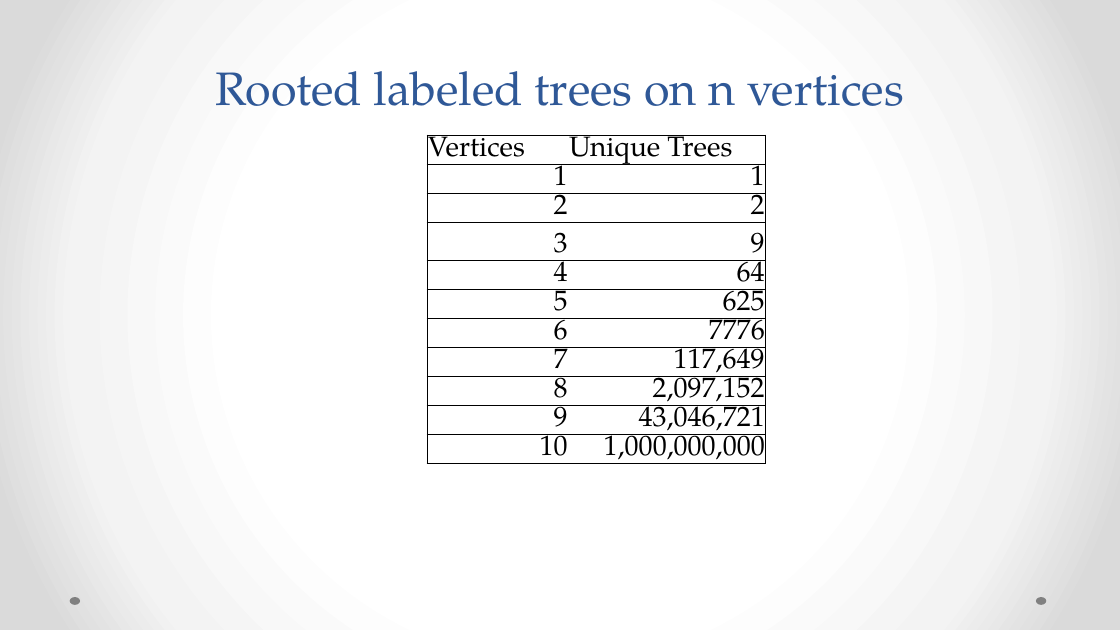
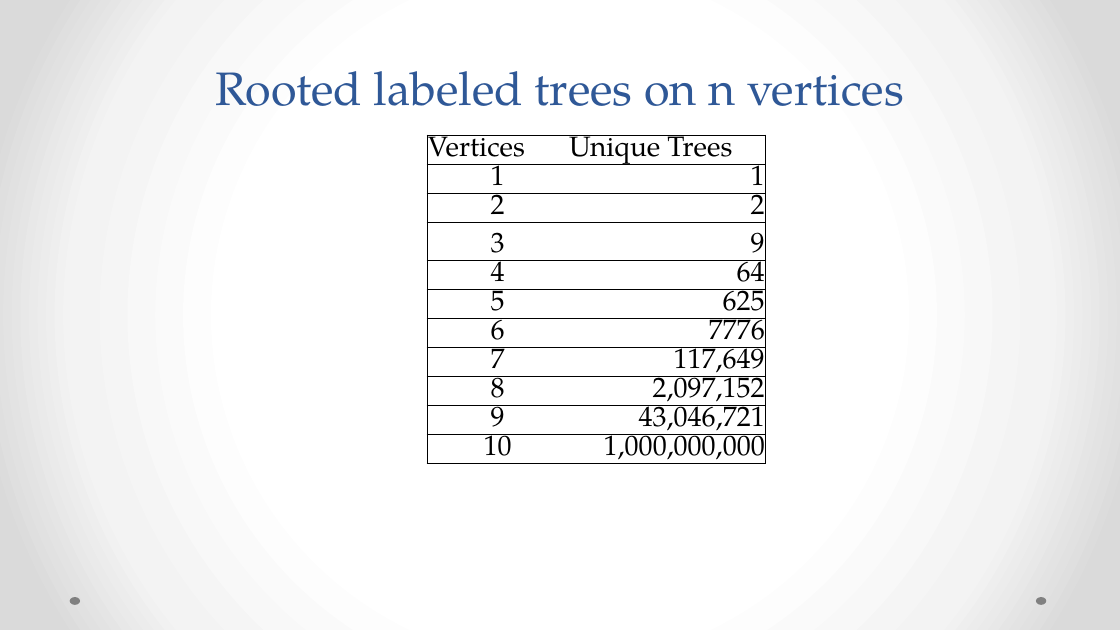
Before and after one commit to rgorman/syntacto_stylistics, a slide deck: slide 19 of Presentations/CAMWS_2016/Gorman_camws_2016.pptx (slide 18 before the commit). Drawn at 1120x630 pixels with LibreOffice and Linux fonts; fonts in the diff are those of the drawing. Boxes give left, top, right and bottom in pixels: in the first picture for what was removed or moved away, otherwise in the second. Text is boxed around its words. In the diff, an @@ line names an element or a change of style, - is before the commit and + after.

```diff
--- a/Presentations/CAMWS_2016/Gorman_camws_2016.pptx
+++ b/Presentations/CAMWS_2016/Gorman_camws_2016.pptx
@@ table at [427,135,765,518] @@
@@ alignment right to centre @@
```
Also in this commit, not shown: 8 slides added, 7 slides removed, 3 other files.
